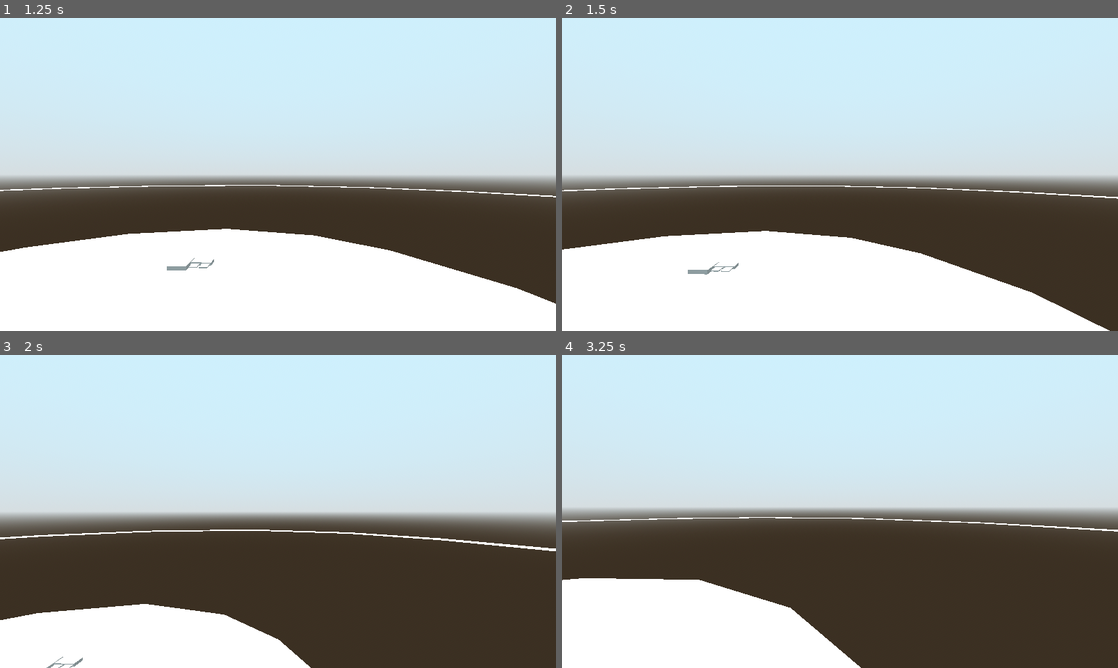
Above: before the commit, frames 1-4 (two rows, left to right).
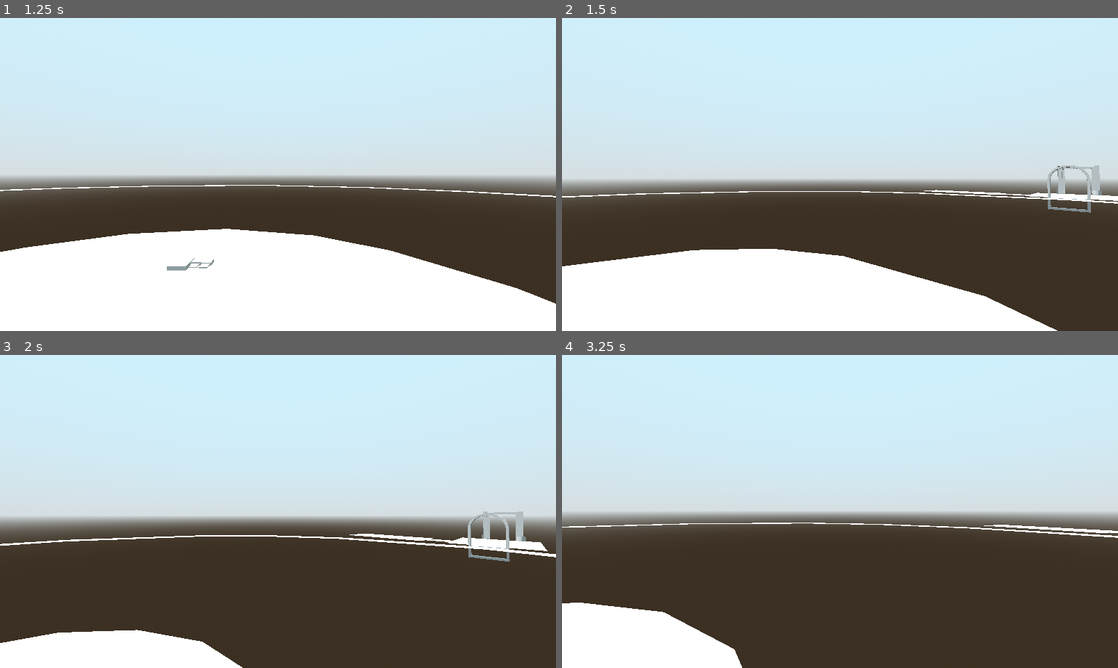
Above: after the commit, the same moments.

Repository: undeadjess/videogame
Game: Godot game, scene res://scenes/menus/menuMain.tscn
The game is run twice, just before and just after one commit, with the same random seed, the same clock (stepped at 60 frames per second) and the same inputs.
Inputs (mouse positions are in pixels of both pictures, inside the frame that each line leads up to):
- Up to frame 1 (1.25 s): click "Play!" at 0.5 s
- Up to frame 2 (1.5 s): tap Enter at 1.25 s; move the mouse to (962, 158) at 1.27 s; hold D (move_right) from 1.28 s (still down); hold Shift (sprint) from 1.28 s (still down); click (962, 158) at 1.42 s
- Up to frame 3 (2 s): keep holding D (move_right); keep holding Shift (sprint); tap Space (jump) at 1.52 s
- Up to frame 4 (3.25 s): move the mouse to (812, 511) at 2.02 s; release D (move_right) at 2.03 s; release Shift (sprint) at 2.03 s; hold W (move_forward) from 2.03 s (still down); tap Shift (sprint) at 2.1 s; tap Space (jump) at 2.27 s; move the mouse to (851, 505) at 2.77 s; hold Shift (sprint) from 2.78 s (still down)

Frame 1 is identical in both runs. In frame 2, 11% of the frame differs, in the area x 0-100%, y 47-100%; in frame 3, 10%; in frame 4, 12%, in the area x 0-100%, y 48-100%.

Commit message:
Make the player able to pick up the key (adds 1 to inventory.keys.keys)

Diff:
--- a/src/assets/objects/characters/Player.gd
+++ b/src/assets/objects/characters/Player.gd
@@ -5,6 +5,8 @@
 const SPRINT_SPEED = 3.5
 const JUMP_VELOCITY = 4.5
 const SENSITIVITY = 0.001
+
+const ITEM_RAY_LENGTH = 1000.0
 
 #view bobbing
 const BOB_FREQ = 2.0
@@ -23,11 +25,16 @@
 	}
 }
 var stamina = 1
+var from = Vector3(0, 0, 0)
+var to = Vector3(0, 0, 0)
 
 # Get the gravity from the project settings to be synced with RigidBody nodes.
 var gravity = ProjectSettings.get_setting("physics/3d/default_gravity")
 @onready var head := $Head
 @onready var camera := $Head/Camera3D
+
+func _ready():
+	Input.set_mouse_mode(Input.MOUSE_MODE_CAPTURED)
 
 func _unhandled_input(event):
 	if event is InputEventMouseButton:
@@ -39,6 +46,9 @@
 			head.rotate_y(-event.relative.x * 0.001)
 			camera.rotate_x(-event.relative.y * 0.001)
 			camera.rotation.x = clamp(camera.rotation.x, deg_to_rad(-90), deg_to_rad(90))
+
+			from = camera.project_ray_origin(event.position)
+			to = from + camera.project_ray_normal(event.position) * ITEM_RAY_LENGTH
 
 func _physics_process(delta):
 	# Add the gravity.
@@ -58,7 +68,7 @@
 	# Get the input direction and handle the movement/deceleration.
 	# As good practice, you should replace UI actions with custom gameplay actions.
 	var input_dir = Input.get_vector("move_left", "move_right", "move_forward", "move_backward")
-	if(!alive):
+	if !alive:
 		input_dir = Vector2.ZERO
 	var direction = (head.transform.basis * Vector3(input_dir.x, 0, input_dir.y)).normalized()
 	if is_on_floor():
@@ -78,6 +88,21 @@
 	move_and_slide()
 
 
+	var space_state = get_world_3d().direct_space_state
+	var query = PhysicsRayQueryParameters3D.create(from, to, 4294967295, [get_rid()])
+	var result = space_state.intersect_ray(query)
+	if result != {  }:
+		var object = result.collider;
+		if "item" in object:
+			if Input.is_action_just_pressed("interact"):
+				match object.item:
+					"key":
+						inventory.keys.keys += 1
+					"shovel":
+						inventory.shovel = true
+				object.pickedUp = true
+
+
 func _headbob(time):
 	var pos = Vector3.ZERO
 	pos.y = sin(time * BOB_FREQ) * BOB_AMP
--- /dev/null
+++ b/src/assets/objects/items/keys/key.gd
@@ -0,0 +1,11 @@
+extends RigidBody3D
+
+const item = "key"
+var pickedUp = false
+var hovered = false
+
+func _physics_process(_delta):
+	#print(hovered)
+	hovered = false
+	if pickedUp:
+		queue_free()
--- a/src/assets/objects/items/keys/key.tscn
+++ b/src/assets/objects/items/keys/key.tscn
@@ -1,5 +1,6 @@
-[gd_scene load_steps=3 format=3 uid="uid://c7jwfkkbiqkws"]
+[gd_scene load_steps=4 format=3 uid="uid://c7jwfkkbiqkws"]
 
+[ext_resource type="Script" path="res://assets/objects/items/keys/key.gd" id="1_3fkh3"]
 [ext_resource type="ArrayMesh" uid="uid://dqwaxt8aytes5" path="res://assets/objects/items/keys/key.obj" id="1_co2xw"]
 
 [sub_resource type="ConvexPolygonShape3D" id="ConvexPolygonShape3D_qgnp5"]
@@ -7,6 +8,7 @@
 
 [node name="Key" type="RigidBody3D"]
 collision_layer = 2
+script = ExtResource("1_3fkh3")
 
 [node name="MeshInstance3D" type="MeshInstance3D" parent="."]
 mesh = ExtResource("1_co2xw")
